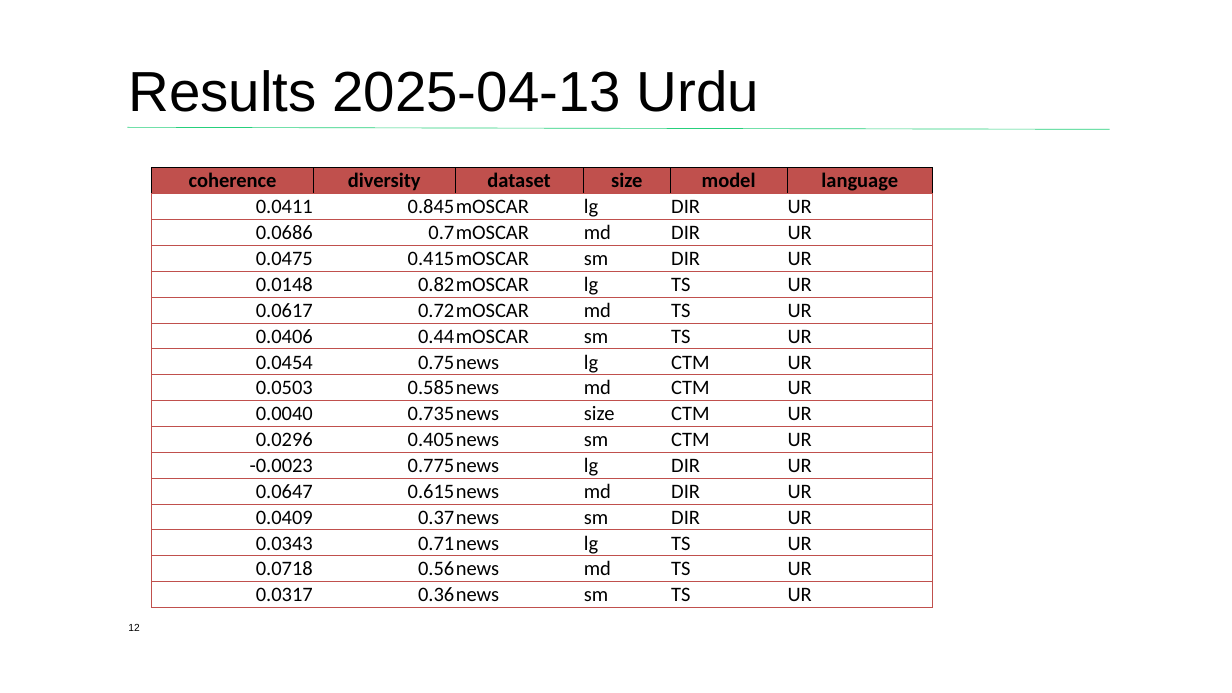
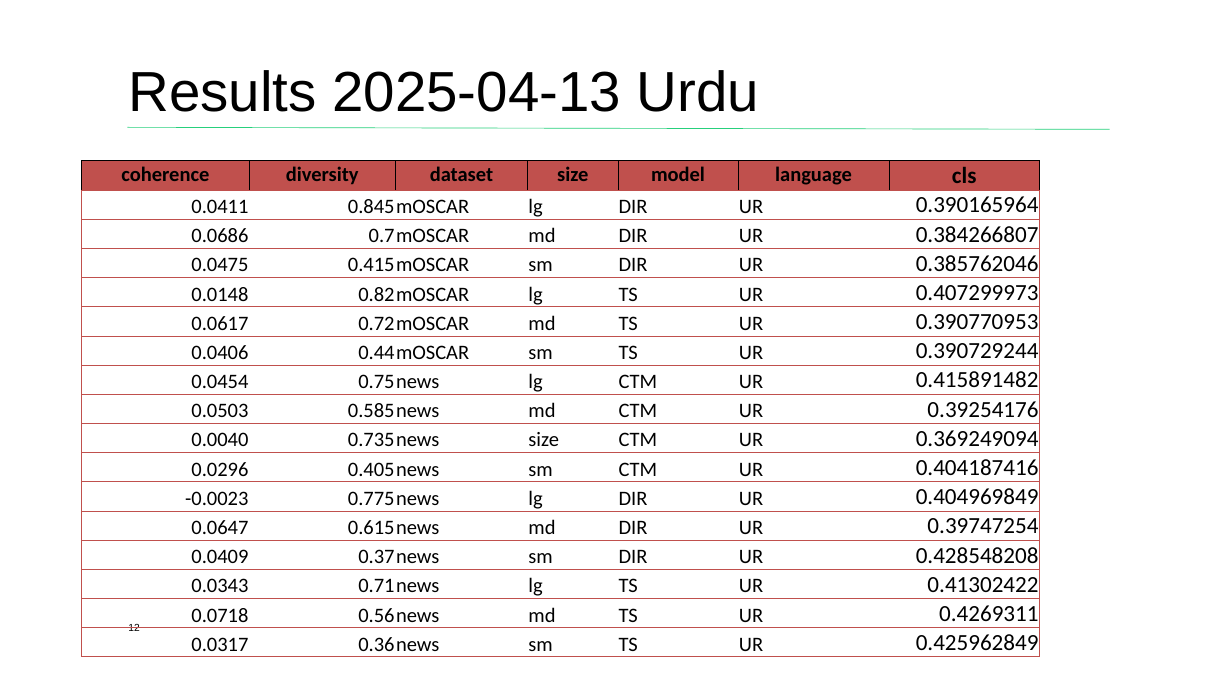
Before and after one commit to JuanCorp/thesis_project, a slide deck: slide 12 of Thesis_Progress_Presentation [Autosaved].pptx. Drawn at 1232x693 pixels with LibreOffice and Linux fonts; fonts in the diff are those of the drawing; background and template pictures are left out. Boxes give left, top, right and bottom in pixels: in the first picture for what was removed or moved away, otherwise in the second. Text is boxed around its words. In the diff, an @@ line names an element or a change of style, - is before the commit and + after.

```diff
--- a/Thesis_Progress_Presentation [Autosaved].pptx
+++ b/Thesis_Progress_Presentation [Autosaved].pptx
@@ table at (81,161,1039,661) @@
+column 7: cls | 0.390165964 | 0.384266807 | 0.385762046 | 0.407299973 | 0.390770953 | 0.390729244 | 0.415891482 | 0.39254176 | 0.369249094 | 0.404187416 | 0.404969849 | 0.39747254 | 0.428548208 | 0.41302422 | 0.4269311 | 0.425962849
@@ table: place and size @@
-table at (152,167,933,605)
+table at (81,161,1039,661)
```
Also in this commit, not shown: 8 other slides changed, 20 other files.
